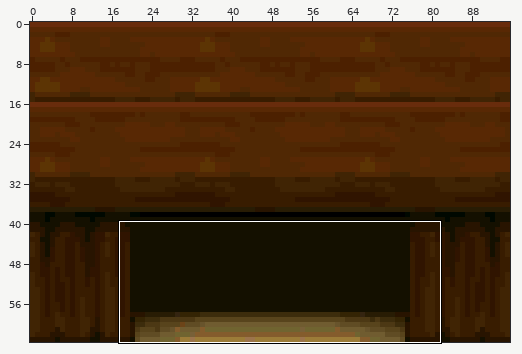
File history of a sprite sheet, enginefx/textures-32/pack008/pedestal_wooden.png. Above, an overview of the earlier version with the close-up marked.
Close-up. Before the edit:
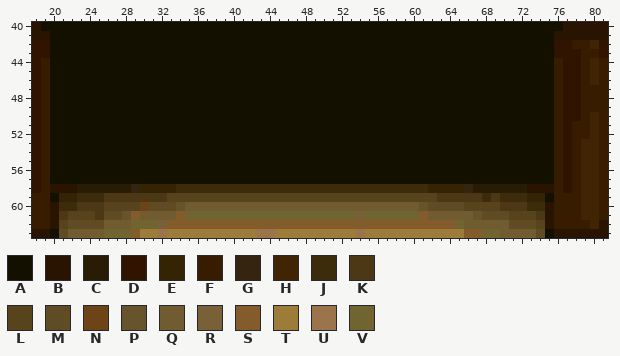
The file is 96x64 pixels. Colours within 5 levels of each other are drawn and written as one. Shown: x 18..81, y 40..63.
Palette (. is transparent): A #141000  B #281400  C #281c04  D #301400  E #342404  F #381c00  G #342410  H #402404  J #3c2c0c  K #4c3814  L #58441c  M #604c24  N #6c4418  P #68542c  Q #705c30  R #786038  S #845c2c  T #9c7c38  U #9c744c  V #706430
Pixels before, first column x 18:
40 BAAAAAAAAAAAAAAAAAAAAAAAAAAAAAAAAAAAAAAAAAAAAAAAAAAAAAAAAAABBBBB
41 BBAAAAAAAAAAAAAAAAAAAAAAAAAAAAAAAAAAAAAAAAAAAAAAAAAAAAAAAABBBBBB
42 DDAAAAAAAAAAAAAAAAAAAAAAAAAAAAAAAAAAAAAAAAAAAAAAAAAAAAAAAADDFFHD
43 DDAAAAAAAAAAAAAAAAAAAAAAAAAAAAAAAAAAAAAAAAAAAAAAAAAAAAAAAADDDFFD
44 DFAAAAAAAAAAAAAAAAAAAAAAAAAAAAAAAAAAAAAAAAAAAAAAAAAAAAAAAAFDDFHF
45 DFAAAAAAAAAAAAAAAAAAAAAAAAAAAAAAAAAAAAAAAAAAAAAAAAAAAAAAAAFDDFHF
46 DFAAAAAAAAAAAAAAAAAAAAAAAAAAAAAAAAAAAAAAAAAAAAAAAAAAAAAAAAFDDFHF
47 DFAAAAAAAAAAAAAAAAAAAAAAAAAAAAAAAAAAAAAAAAAAAAAAAAAAAAAAAAFDDFFF
48 DFAAAAAAAAAAAAAAAAAAAAAAAAAAAAAAAAAAAAAAAAAAAAAAAAAAAAAAAAFDDFFF
49 DFAAAAAAAAAAAAAAAAAAAAAAAAAAAAAAAAAAAAAAAAAAAAAAAAAAAAAAAAFDDFFF
50 DFAAAAAAAAAAAAAAAAAAAAAAAAAAAAAAAAAAAAAAAAAAAAAAAAAAAAAAAAFDDFHF
51 DFAAAAAAAAAAAAAAAAAAAAAAAAAAAAAAAAAAAAAAAAAAAAAAAAAAAAAAAAFDFFHF
52 DFAAAAAAAAAAAAAAAAAAAAAAAAAAAAAAAAAAAAAAAAAAAAAAAAAAAAAAAAFDFFHF
53 DFAAAAAAAAAAAAAAAAAAAAAAAAAAAAAAAAAAAAAAAAAAAAAAAAAAAAAAAAFDFHHF
54 DFAAAAAAAAAAAAAAAAAAAAAAAAAAAAAAAAAAAAAAAAAAAAAAAAAAAAAAAAFDFHHF
55 DFAAAAAAAAAAAAAAAAAAAAAAAAAAAAAAAAAAAAAAAAAAAAAAAAAAAAAAAAFDFHHF
56 DFAAAAAAAAAAAAAAAAAAAAAAAAAAAAAAAAAAAAAAAAAAAAAAAAAAAAAAAAFDFHHF
57 DFAAAAAAAAAAAAAAAAAAAAAAAAAAAAAAAAAAAAAAAAAAAAAAAAAAAAAAAAFDFHHF
58 DFBBBCCCCCCGEEEEJJJJJJJJJJJJJJJJJJJJJJJJJJJJEEEEGCCCCCCBBBFDFHHF
59 FFAEEJJJKKKKKKKLLLLLLLLLLLLLLLLLLLLLLLLLLLLLLKKKKKJKJJJEEAFFFHHF
60 FFBJJKKKLLLLNMMMPQQQQQQQQQQQQQQQQQQQQQQQQQQPMMMMLLLLKKKJJBFFFHHF
61 FFBKLLLKMMPSQQQQSVVVVVVVVVVVVVVVVVVVRVVVVVVSQQQQQPMMMLLLKBFFFHHF
62 FFBLMMMMQQQVVVRSSSSSSSSSSSSSSSSSSSSSSSSSSSSSSSSVQQQQQMMMLBFFFFHB
63 BBAMQQQQVVVSTTUTTTTTTTTTTUUTTTTTTTTTUTTTTTTTTTTTSSVVQQQQMABBBBBB
New version:
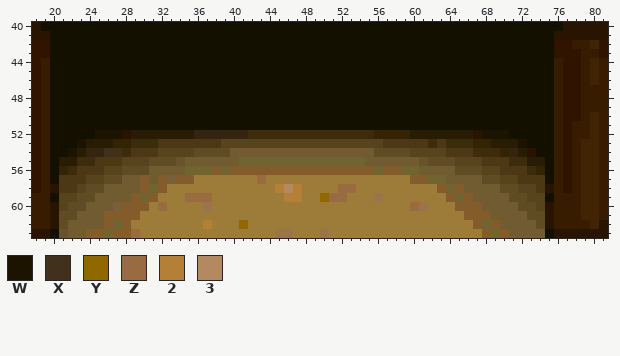
Colours new in this view: W #1c1400  X #40301c  Y #906800  Z #986c40  2 #b48038  3 #b48860
The commit says: updated perspectives and brightness n stuff Redid them :)
Difference:
Changed rows in their new state; - is an unchanged pixel.
first column x 21:
52 ----WWWBCCCCCCCGGGGGGJJJJJJJJJJJJJJEEEECCCCCCCBWWW----
53 --WCCCEEJJJKKKKKKKLLLLLLLLLLLLLLLLLLKKKKKJKJJJEECCCW--
54 -WCGGXXJKKKLLLLMMMMQQQQQQQQQQQQQQQQMMMMLLLLKKKJJJEGCB-
55 CCJJKKKLLLMMMPQQQQQQVVVVVVVVVVVVVVQQQQQQPMMMLLLKKKJJCC
56 EJKKKLLMMMQQQQVVVSVSSSSSSSSSSSSSSSSVSSVVQQQQMMMLLKKKJE
57 KKKLLMMQQSQSRSSTTTTTTTZTTTTTTTTTTTTTTTTSSVVQQQQMMLLKKK
58 KKLMMQQQQSVSTTTTTTTTTTTT232TTTTZZTTTTTTTTTSVSQQQQMMLLK
59 LLMMQQQQSVSTTTZZZTTTTTTTT22TTYZZTTTUTTTTTTTSVSQQQQMMLL
60 LMMQQQRSSSTZTTTTUTTTTTTTTTTTTTTTTTTTTTTZUTTTSSSQQQQMML
61 MMQQQSSS-TTTTTTTTTTTTTTTTTTTTTTTTTTTTTTTTTTTTSSSQQQQMM
62 MQQQQSVSTTTTTTTT2TTTYTTTTTTTTTTTTTTTTTTTTTTTTTSVS-QQQM
63 P--SS-SSZ--T----------TTUU---U---T-----------TTS-S---Q
Boxes around the changes in both close-ups, in picture pixels (x1, y1, x2, y2):
changed: (59, 130, 545, 238)
